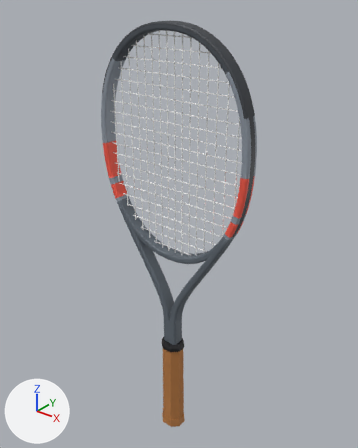
Two versions of the glTF model assets/realistic/babolat-pure-strike-97-2024.glb, one commit apart.
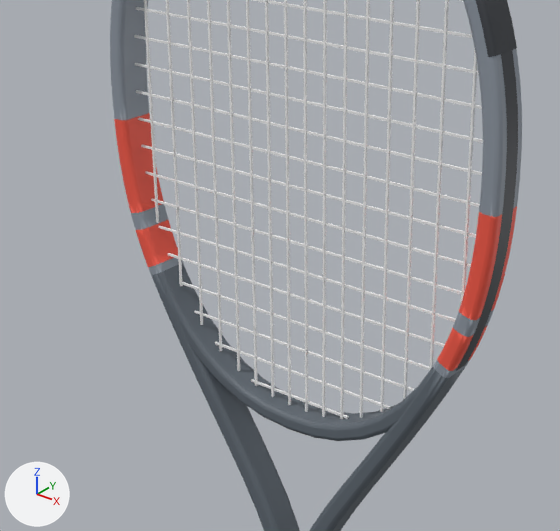
Old and new are each drawn whole from a 50 mm camera at (0.428, -0.519, 0.729) aimed at (-0.007, 0.025, 0.392) and again close up on the part from 17% to 76% of the width and 22% to 67% of the height. Lighting does not change. The marker at lower left points along +X, +Y and +Z. The last two pictures show the newer version. Where no turn or scale is listed for an object, it has been applied to the vertices. Vertices at exactly the same position are counted once.

Names of what the first close-up shows: 'bumper', 'frame', 'grommets', 'strings_crosses', 'strings_mains'.
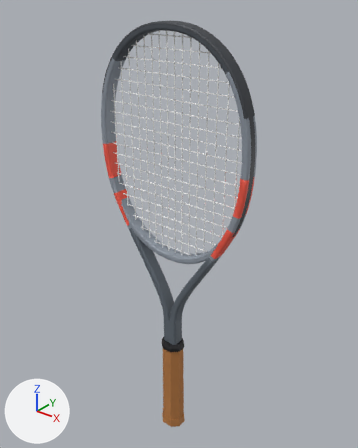
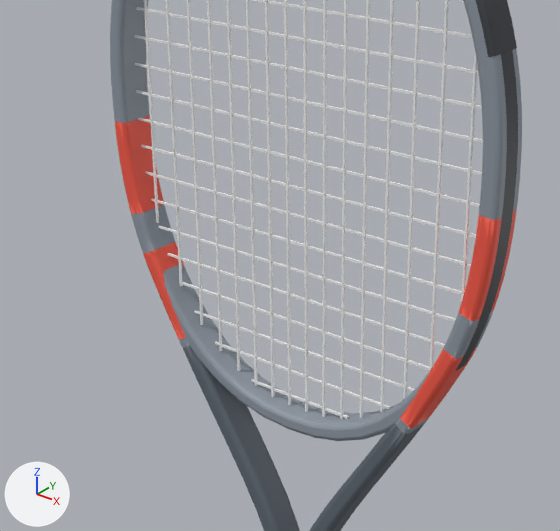
Patch to the scene script:
```diff
--- a/assets/realistic/babolat-pure-strike-97-2024.glb.py
+++ b/assets/realistic/babolat-pure-strike-97-2024.glb.py
@@ me_frame @@
 # used by ob_frame; location = (0.0, 0.0, 0.4319)
-me_frame.from_pydata(...)  # 1776 vertices, 3488 faces; spans x -0.131..0.131, y -0.011..0.011, z -0.254..0.254
+me_frame.from_pydata(...)  # 1808 vertices, 3552 faces; spans x -0.131..0.131, y -0.011..0.011, z -0.254..0.254
+# me_frame part 1: 6 vertices moved from x -0.127..-0.12, y -0.011..0.011, z 0.076..0.077 to x -0.127..-0.12, y -0.011..0.011, z 0.075; 42 vertices removed from x -0.13..-0.1, y -0.011..0.011, z -0.013..0.077; 58 vertices added at x -0.13..-0.075, y -0.011..0.011, z -0.06..0.075
+# me_frame part 2: 48 vertices removed from x 0.1..0.13, y -0.011..0.011, z -0.013..0.077; 64 vertices added at x 0.075..0.13, y -0.011..0.011, z -0.06..0.075
+# me_frame part 3: 518 kept faces spanning x -0.127..0.107, y -0.011..0.011, z -0.087..0.075 get new vertex colours; the middle colour goes from grey #5f6871 to grey #8f98a3
 me_frame.materials.append(mat_mat_frame)
```

Boxes (x1, y1, x2, y2) around the edits, measured in the close-ups (560 x 531 px; the box of a moved part takes in the faces that stretch with it):
part 1 of me_frame, moved or reshaped
    before: (113, 95, 183, 275)
    after: (113, 95, 210, 378)
part 2 of me_frame, moved or reshaped
    before: (433, 184, 519, 378)
    after: (378, 190, 517, 455)
part 3 of me_frame, recoloured (lighter)
    both: (151, 263, 465, 441)
